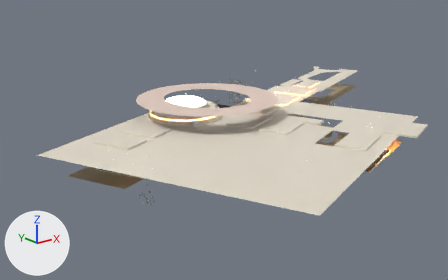
Two versions of the glTF model demo/data/gjM2c/000.glb, one commit apart.
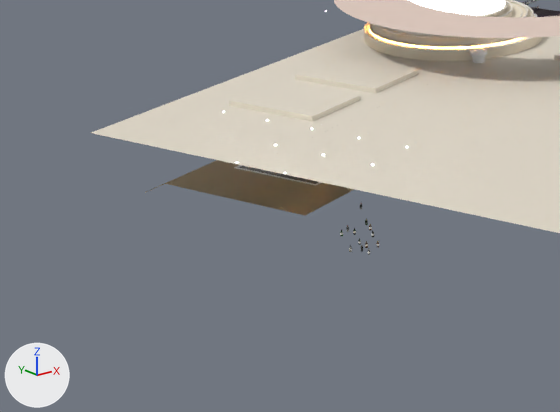
The first picture shows the older version from a 50 mm lens placed at (-79.4, -91.5, 30.6), pointed at (-19.1, -16.1, 0.5). The close-ups show the older and then the newer version on the part from 0% to 51% of the width and 36% to 96% of the height of that picture. Only the edits that show in the close-ups are written down. Every picture has the same lights, and +X, +Y and +Z are marked at lower left. Where no turn or scale is listed for an object, it has been applied to the vertices. Vertices at exactly the same position are counted once.

The older version as bpy lines, for what is in view:
```python
ob_n00714 = bpy.data.objects.new('n00714', me_tray_yv_001)
ob_n00714.location = (-32.71, -14.23, 4.0)
ob_n00717 = bpy.data.objects.new('n00717', me_tray_yv2_001)
ob_n00717.location = (-38.3, -16.51, 4.0)
ob_n00753 = bpy.data.objects.new('n00753', me_yb_corr_floor_003)
ob_n00753.location = (-37.25, -16.08, 0.04)
ob_n00755 = bpy.data.objects.new('n00755', me_fld_yv2_003)
ob_n00755.location = (-38.3, -16.51, 0.04)
ob_n01061 = bpy.data.objects.new('n01061', me_rot_soffit_ring_001)
ob_n01061.location = (-32.77, -13.32, 3.86)
ob_n01062 = bpy.data.objects.new('n01062', me_rot_soffit_south_001)
ob_n01062.location = (-19.27, -30.28, 3.86)
# me_fld_yv2_003
# before: 0 (0.87, 3.39, 0.0), 1 (-0.87, -3.39, 0.0) at pixel (315, 184), 2 (-2.99, 1.81, 0.0) at pixel (238, 167), 3 (2.99, -1.81, 0.0)
# also in view: 'n01039' at (-22.6, -10.2, 4.9); 'n00549' at (-19.8, -12.6, 6.9); 'n01044' at (-22.6, -10.2, 6.6)
```
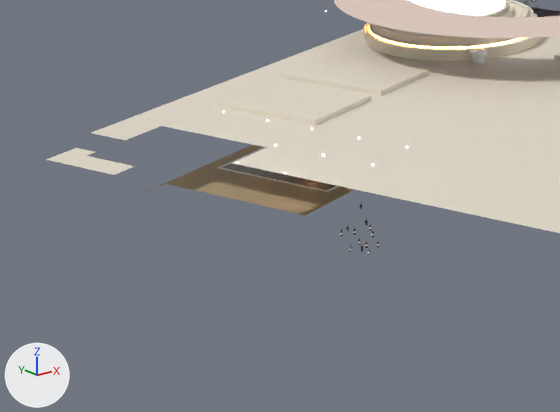
The change in detail:
me_tray_yv_001 is used by ob_n00714; location (-32.71, -14.23, 4.0).
me_tray_yv_001 had 8 vertices, 10 faces and spanned x -3.23..3.23, y -3.63..3.63, z -0.15..0.15.
me_tray_yv_001 now has 8 vertices, 10 faces and spans x -3.77..3.67, y -4.24..4.49, z -0.15..0.15.
me_tray_yv_001 part 1: the whole mesh is rebuilt.
me_tray_yv2_001 is used by ob_n00717; location (-38.3, -16.51, 4.0).
me_tray_yv2_001 had 8 vertices, 10 faces and spanned x -3.23..3.23, y -3.63..3.63, z -0.15..0.15.
me_tray_yv2_001 now has 8 vertices, 10 faces and spans x -4.01..3.67, y -4.33..4.49, z -0.15..0.15.
me_tray_yv2_001 part 2: the whole mesh is rebuilt.
me_yb_corr_floor_003 is used by ob_n00753; location (-37.25, -16.08, 0.04).
me_yb_corr_floor_003 had 81 vertices, 96 faces and spanned x -10.0..10.0, y -7.6..7.6, z 0.0.
me_yb_corr_floor_003 now has 111 vertices, 129 faces and spans x -10.0..10.0, y -7.6..7.6, z 0.0.
me_yb_corr_floor_003 part 3: 13 vertices moved from x -4.2..7.7, y -3.9..5.4, z 0.0 to x -4.7..8.1, y -4.1..6.2, z 0.0; 17 vertices removed from x -4.3..7.8, y -4.1..5.5, z 0.0; 47 vertices added at x -8.2..9.6, y -6.7..7.1, z 0.0.
me_fld_yv2_003 is used by ob_n00755; location (-38.3, -16.51, 0.04).
Verts and faces of me_fld_yv2_003; kept vertices keep their numbers, new ones are numbered from 4.
me_fld_yv2_003 had 4 vertices, 2 faces and spanned x -2.99..2.99, y -3.39..3.39, z 0.0.
me_fld_yv2_003 now has 4 vertices, 2 faces and spans x -3.77..3.68, y -4.7..4.25, z 0.0.
Part 4, on me_fld_yv2_003:
Vertices deleted: 0 to 3 (with the faces that use them).
New vertex 4 is at (-3.77, 2.39, 0.0), pixel (221, 167).
New vertex 5 is at (-0.88, -4.7, 0.0), pixel (327, 190).
New vertex 6 is at (0.79, 4.25, 0.0).
New vertex 7 is at (3.68, -2.84, 0.0).
New faces: (4, 6, 5), (5, 6, 7).
me_rot_soffit_ring_001 is used by ob_n01061; location (-32.77, -13.32, 3.86).
me_rot_soffit_ring_001 had 144 vertices, 144 faces and spanned x -17.0..17.0, y -11.2..11.2, z 0.0.
me_rot_soffit_ring_001 now has 340 vertices, 442 faces and spans x -20.5..17.0, y -11.2..11.2, z 0.0.
me_rot_soffit_ring_001 part 5: a new loose piece of 174 vertices spanning x -20.5..-17.3, y -8.1..-2.8, z 0.0, in mat_rr_del_cream (pale yellow #e7dfce).
me_rot_soffit_ring_001 part 6: 2 vertices moved from x -6.5..1.8, y -6.8..0.8, z 0.0 to x -10.6..2.1, y -9.1..0.8, z 0.0; 8 vertices removed from x -8.8..3.3, y -5.1..2.7, z 0.0; 28 vertices added at x -16.0..7.0, y -10.2..6.0, z 0.0.
Other edits to the shape of me_rot_soffit_ring_001 do not show in these pictures.

Where the change shows, as pixel boxes [x1, y1, x2, y2] in the close-ups (560 x 412 px; the box of a moved part takes in the faces that stretch with it):
'n01061', reshaped (12% wider)
    before: [91, 29, 474, 167]
    after: [46, 29, 474, 175]
'n00717', reshaped (20% wider, 17% taller)
    before: [229, 81, 361, 121]
    after: [212, 78, 371, 125]
'n00714', reshaped (19% wider, 16% taller)
    before: [295, 57, 418, 93]
    after: [281, 54, 428, 96]
part 3 of me_yb_corr_floor_003, moved or reshaped
    before: [190, 160, 341, 202]
    after: [179, 145, 350, 215]
part 4 of me_fld_yv2_003, moved or reshaped
    before: [238, 165, 318, 184]
    after: [222, 150, 336, 190]
part 5 of me_rot_soffit_ring_001, added (pale yellow)
    after: [46, 148, 134, 175]
part 6 of me_rot_soffit_ring_001, reshaped
    before: [123, 64, 430, 167]
    after: [123, 64, 434, 167]
